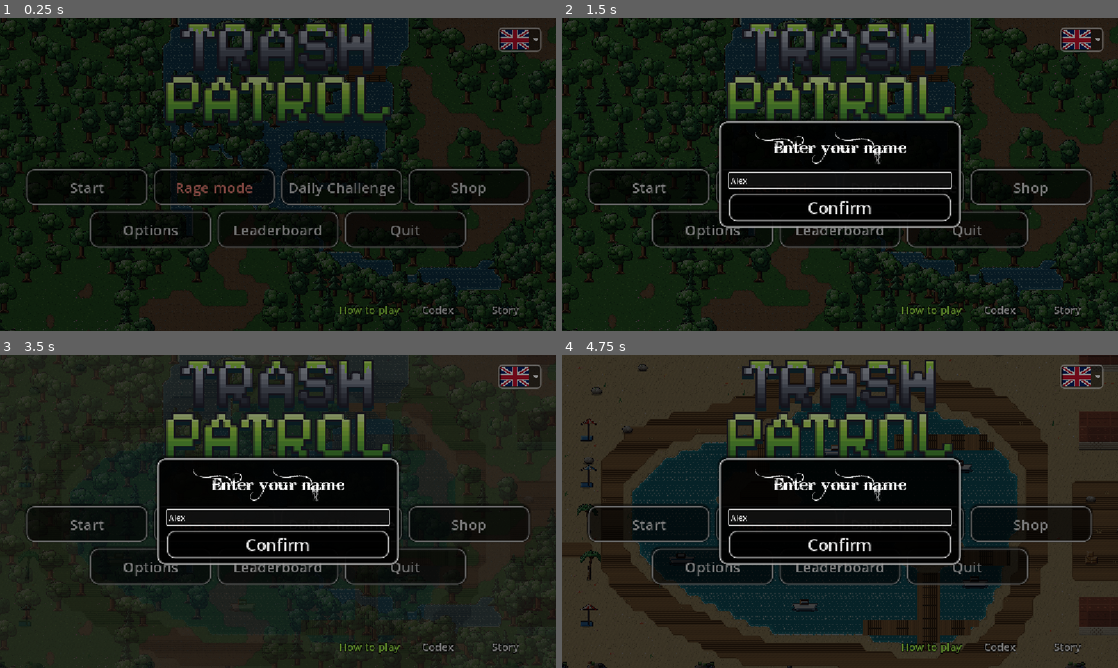
Above: before the commit, frames 1-4 (two rows, left to right).
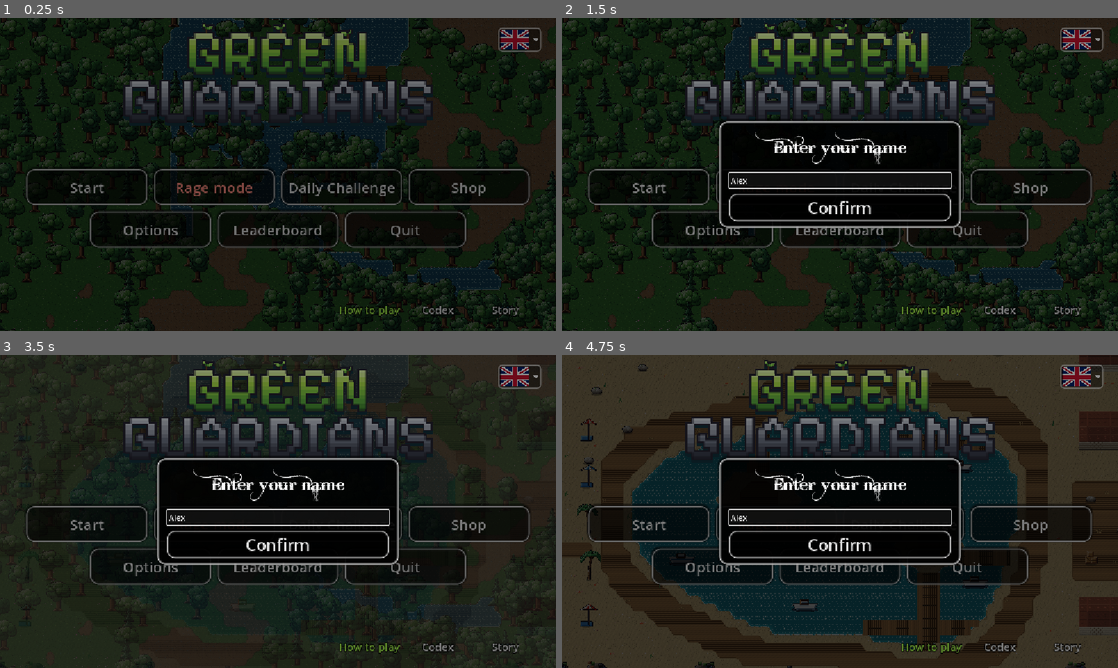
Above: after the commit, the same moments.

Repository: lporta1998-hub/EcoRescuer
Game: Godot game, scene res://main_menu.tscn
The game is run twice, just before and just after one commit, with the same random seed, the same clock (stepped at 60 frames per second) and the same inputs. Sound files missing from this copy of the repository are replaced by a short silence.
Inputs (mouse positions are in pixels of both pictures, inside the frame that each line leads up to):
- Up to frame 1 (0.25 s): no input
- Up to frame 2 (1.5 s): click "Daily Challenge" at 0.5 s; click (840, 180) at 1.27 s; type "Alex" at 1.35 s
- Up to frame 3 (3.5 s): click "Shop" at 2 s; click "Start" at 2.75 s
- Up to frame 4 (4.75 s): click "Start" at 3.5 s; click "Story" at 4.25 s

The runs differ from the first frame. In frame 1, 7.6% of the frame differs, in the area x 22-78%, y 1-35%; in frame 2, 7.9%; in frame 3, 7.4%; in frame 4, 8.6%, in the area x 22-78%, y 1-34%.

Commit message:
Rename to Green Guardians, refresh art and pickups, add Android export
- Project name, launch logo and story text renamed to Green Guardians
- Redrawn Eco9, Mira and Silvano sprites and the art tooling behind them
- Pickup highlight shader, breakable crate sprite and collectible tweaks
- Localization updates (en/el/es/pt)
- Android export preset (arm64 APK, com.lucaporta.ecorescuer)
- iOS build number 4 for TestFlight

Co-Authored-By: Claude Opus 5.5 <noreply@anthropic.com>

Diff:
--- a/Collectibles/Code/barrel.gd
+++ b/Collectibles/Code/barrel.gd
@@ -21,6 +21,11 @@
 var _victim: Node2D = null
 var _tick := 0.0
 var _t := 0.0
+
+
+## A leaking barrel is big and obvious already: no pickup highlight.
+func highlight_enabled() -> bool:
+	return false
 
 
 func _ready() -> void:
--- a/Collectibles/Code/collectible.gd
+++ b/Collectibles/Code/collectible.gd
@@ -1,5 +1,5 @@
 ## collectible.gd
-## Base class for all collectible objects in Trash Patrol.
+## Base class for all collectible objects in Green Guardians.
 ## Subclasses override `on_collect()` to define pickup behaviour.
 class_name Collectible extends Area2D
 
@@ -23,6 +23,55 @@
 func _ready() -> void:
     _start_y = position.y
     body_entered.connect(_on_body_entered)
+    if highlight_enabled():
+        _add_highlight()
+
+## Items that are big and obvious already (barrels) return false.
+func highlight_enabled() -> bool:
+    return true
+
+const HIGHLIGHT_SHADER := preload("res://Misc/FX/pickup_highlight.gdshader")
+
+## Makes the item easy to spot on any ground: outline, pulsing glow and a
+## glint on the sprite (pickup_highlight.gdshader), and a soft light on the
+## ground under it. The colour is the item's sparkle tint.
+func _add_highlight() -> void:
+    var spr := get_node_or_null("Sprite2D") as Sprite2D
+    if spr == null or spr.texture == null:
+        return
+    var tint: Color = SPARKLE_TINTS.get(item_type, Color(1.0, 0.85, 0.3))
+    var phase := float(absi(hash(Vector2i(global_position))) % 1000) / 100.0
+    var mat := ShaderMaterial.new()
+    mat.shader = HIGHLIGHT_SHADER
+    mat.set_shader_parameter("glow_color", tint)
+    mat.set_shader_parameter("phase", phase)
+    mat.set_shader_parameter("px_scale", maxf(1.0, roundf(1.0 / absf(spr.scale.x))))
+    spr.material = mat
+    # soft light on the ground
+    var grad := Gradient.new()
+    grad.set_color(0, Color(tint, 0.55))
+    grad.set_color(1, Color(tint, 0.0))
+    var tex := GradientTexture2D.new()
+    tex.gradient = grad
+    tex.fill = GradientTexture2D.FILL_RADIAL
+    tex.fill_from = Vector2(0.5, 0.5)
+    tex.fill_to = Vector2(1.0, 0.5)
+    tex.width = 48
+    tex.height = 48
+    var glow := Sprite2D.new()
+    glow.name = "GroundGlow"
+    glow.texture = tex
+    var add := CanvasItemMaterial.new()
+    add.blend_mode = CanvasItemMaterial.BLEND_MODE_ADD
+    glow.material = add
+    var h := spr.texture.get_height() * absf(spr.scale.y)
+    glow.position = spr.position + Vector2(0, h * 0.45)
+    glow.scale = Vector2(0.7, 0.32)
+    add_child(glow)
+    move_child(glow, 0)
+    var tw := glow.create_tween().set_loops()
+    tw.tween_property(glow, "scale", Vector2(0.9, 0.42), 0.9).set_trans(Tween.TRANS_SINE)
+    tw.tween_property(glow, "scale", Vector2(0.7, 0.32), 0.9).set_trans(Tween.TRANS_SINE)
 
 ## "Magnete" buff: pull speed (the radius grows with the buff level).
 const MAGNET_SPEED := 260.0
--- a/Collectibles/Code/feather.gd
+++ b/Collectibles/Code/feather.gd
@@ -14,10 +14,6 @@
     super()
 
 
-# Called every frame. 'delta' is the elapsed time since the previous frame.
-func _process(delta: float) -> void:
-    pass
-
 func on_collect(_player: Node2D) -> void:
     SFXManager.play_sfx(preload("res://Audio/SFX/Eco/pickup.wav"), -8)
     if _player.has_method("speedBoost"):
--- /dev/null
+++ b/Misc/FX/pickup_highlight.gdshader
@@ -0,0 +1,77 @@
+shader_type canvas_item;
+// Makes pickups and secret crates easy to spot on any ground: a dark 1 px
+// outline (reads on snow and sand), a pulsing coloured glow around it (reads
+// on grass and dark floors) and a glint that sweeps across now and then.
+// The quad is grown by `pad` texture pixels so the outline is not clipped at
+// the edge of tight sprites.
+
+uniform vec4 outline_color : source_color = vec4(0.05, 0.04, 0.08, 0.9);
+uniform vec4 glow_color : source_color = vec4(1.0, 0.85, 0.3, 1.0);
+uniform float glow_strength = 0.85;
+uniform float pulse_speed = 3.2;
+uniform float glint_period = 3.0;
+uniform float glint_strength = 0.55;
+uniform float phase = 0.0;
+uniform float px_scale = 1.0;   // texture pixels per outline pixel (2 for sprites drawn at half size)
+
+const float pad = 4.0;
+
+// the node's modulate (COLOR in fragment() already has the texture in it)
+varying vec4 tint;
+
+void vertex() {
+	tint = COLOR;
+	vec2 tex_size = 1.0 / TEXTURE_PIXEL_SIZE;
+	VERTEX += (UV * 2.0 - 1.0) * pad;
+	UV = (UV - 0.5) * (tex_size + 2.0 * pad) / tex_size + 0.5;
+}
+
+float alpha_at(sampler2D tex, vec2 uv) {
+	if (uv.x < 0.0 || uv.y < 0.0 || uv.x > 1.0 || uv.y > 1.0) {
+		return 0.0;
+	}
+	return texture(tex, uv).a;
+}
+
+float ring(sampler2D tex, vec2 uv, vec2 step) {
+	float a = 0.0;
+	a = max(a, alpha_at(tex, uv + vec2(step.x, 0.0)));
+	a = max(a, alpha_at(tex, uv - vec2(step.x, 0.0)));
+	a = max(a, alpha_at(tex, uv + vec2(0.0, step.y)));
+	a = max(a, alpha_at(tex, uv - vec2(0.0, step.y)));
+	a = max(a, alpha_at(tex, uv + step * 0.7));
+	a = max(a, alpha_at(tex, uv - step * 0.7));
+	a = max(a, alpha_at(tex, uv + vec2(step.x, -step.y) * 0.7));
+	a = max(a, alpha_at(tex, uv + vec2(-step.x, step.y) * 0.7));
+	return a;
+}
+
+void fragment() {
+	vec4 c = vec4(0.0);
+	if (UV.x >= 0.0 && UV.y >= 0.0 && UV.x <= 1.0 && UV.y <= 1.0) {
+		c = texture(TEXTURE, UV);
+	}
+	vec2 px = TEXTURE_PIXEL_SIZE * px_scale;
+	float inner = ring(TEXTURE, UV, px);
+	float outer = max(ring(TEXTURE, UV, px * 2.0), ring(TEXTURE, UV, px * 3.0) * 0.5);
+	float pulse = 0.55 + 0.45 * sin(TIME * pulse_speed + phase);
+
+	// glint: a diagonal band that crosses the sprite once per period
+	float t = fract((TIME + phase) / glint_period);
+	float band = (UV.x + UV.y) * 0.5;
+	float glint = smoothstep(0.09, 0.0, abs(band - (t * 3.0 - 1.0)));
+	c.rgb = mix(c.rgb, vec3(1.0), glint * glint_strength * c.a);
+
+	// sprite over outline over glow ("over" compositing, straight alpha)
+	vec3 rgb = c.rgb;
+	float a = c.a;
+	float oa = inner * outline_color.a;
+	float na = a + oa * (1.0 - a);
+	rgb = (rgb * a + outline_color.rgb * oa * (1.0 - a)) / max(na, 0.0001);
+	a = na;
+	float ga = outer * (1.0 - inner) * glow_strength * pulse * glow_color.a;
+	na = a + ga * (1.0 - a);
+	rgb = (rgb * a + glow_color.rgb * ga * (1.0 - a)) / max(na, 0.0001);
+	a = na;
+	COLOR = vec4(rgb, a) * tint;
+}
--- a/Misc/Secrets/breakable_crate.gd
+++ b/Misc/Secrets/breakable_crate.gd
@@ -7,7 +7,10 @@
 signal broken(crate: BreakableCrate)
 
 const SIZE := 16.0
-const SPRITE := preload("res://Misc/Builder/Props/factory/crates_0.png")
+## Its own cracked crate (Tools/art/breakable_crate.py), so it does not look
+## like the decorative crates of the factory, harbor, lake and data center.
+const SPRITE := preload("res://Misc/Secrets/breakable_crate.png")
+const HIGHLIGHT_SHADER := preload("res://Misc/FX/pickup_highlight.gdshader")
 
 var health := 2.0
 
@@ -25,12 +28,21 @@
 	var s := Sprite2D.new()
 	s.name = "Sprite2D"
 	s.texture = SPRITE
-	s.scale = Vector2(0.62, 0.62)
-	s.offset = Vector2(0, -6)
+	s.offset = Vector2(0, -3)
 	# a little variety so a row of them looks like a pile
 	var h := absi(hash(Vector2i(global_position)))
 	s.flip_h = h % 2 == 0
-	s.modulate = Color(1, 1, 1).darkened(float(h % 4) * 0.05)
+	s.modulate = Color(1, 1, 1).darkened(float(h % 4) * 0.04)
+	# a slow warm shimmer: noticeable, but quieter than the pickups
+	var mat := ShaderMaterial.new()
+	mat.shader = HIGHLIGHT_SHADER
+	mat.set_shader_parameter("glow_color", Color(1.0, 0.82, 0.45))
+	mat.set_shader_parameter("glow_strength", 0.6)
+	mat.set_shader_parameter("pulse_speed", 2.0)
+	mat.set_shader_parameter("glint_period", 4.5)
+	mat.set_shader_parameter("glint_strength", 0.4)
+	mat.set_shader_parameter("phase", float(h % 1000) / 100.0)
+	s.material = mat
 	add_child(s)
 
 
--- a/Misc/Story/cutscene.gd
+++ b/Misc/Story/cutscene.gd
@@ -12,7 +12,7 @@
 	{"image": "02_polluters", "title": "Gli Inquinatori", "text": "Poi arrivarono gli Inquinatori. Di notte scaricano rifiuti tossici ovunque, e i politici che hanno pagato fanno finta di non vedere."},
 	{"image": "03_nexus", "title": "NEXUS", "text": "Dietro di loro c'è NEXUS, un'intelligenza artificiale creata per fare profitto. Ha calcolato che inquinare costa meno di qualsiasi altra cosa."},
 	{"image": "04_baron", "title": "Il Barone dei Rifiuti", "text": "Il Barone dei Rifiuti guida la banda e protegge il nucleo di NEXUS nella sua fortezza, in cima alla discarica."},
-	{"image": "05_team", "title": "La Trash Patrol", "text": "Ma qualcuno ha deciso di reagire: ragazzi coraggiosi, una scienziata, un antico dio della natura e perfino un robot ribelle. Sono la Trash Patrol, e tu sei uno di loro."},
+	{"image": "05_team", "title": "I Green Guardians", "text": "Ma qualcuno ha deciso di reagire: ragazzi coraggiosi, una scienziata, un antico dio della natura e perfino un robot ribelle. Sono i Green Guardians, e tu sei uno di loro."},
 	{"image": "06_mission", "title": "La missione", "text": "In ogni zona raccogli i sacchi di rifiuti, sconfiggi gli Inquinatori e porta tutto al punto di raccolta. Cerca anche i dossier segreti: sveleranno i piani di NEXUS."},
 ]
 
@@ -20,7 +20,7 @@
 const ENDING := [
 	{"image": "07_fall", "title": "La caduta", "text": "Il MECCA-RIFIUTI crolla tra le scintille. Il Barone fugge nella notte e il nucleo di NEXUS si spegne per sempre."},
 	{"image": "08_healed", "title": "L'isola respira", "text": "Senza più scarichi l'isola torna a respirare: gli alberi ricrescono, il lago torna limpido e i cristalli brillano di nuovo."},
-	{"image": "05_team", "title": "Grazie, Trash Patrol!", "text": "{dossiers}"},
+	{"image": "05_team", "title": "Grazie, Green Guardians!", "text": "{dossiers}"},
 ]
 
 static var _panels: Array = []
@@ -47,7 +47,7 @@
 ## After the epilogue chapter (the Barone caught).
 const EPILOGUE := [
 	{"image": "04_baron", "title": "Fine della fuga", "text": "Il Barone dei Rifiuti non sale sulla sua nave: la polizia dell'isola lo aspetta sul molo. Il MECCA-RIFIUTI finisce in un impianto di riciclo."},
-	{"image": "05_team", "title": "La squadra", "text": "Il porto è pulito e la banda degli Inquinatori non ha più un capo. La Trash Patrol resta di guardia: se qualcuno sporca l'isola, lo saprà."},
+	{"image": "05_team", "title": "La squadra", "text": "Il porto è pulito e la banda degli Inquinatori non ha più un capo. I Green Guardians restano di guardia: se qualcuno sporca l'isola, lo saprà."},
 ]
 
 
--- a/Misc/Story/story.gd
+++ b/Misc/Story/story.gd
@@ -5,7 +5,7 @@
 ## The story: the island was green until the Inquinatori gang started dumping
 ## waste everywhere, covered by corrupt politicians. Behind them is NEXUS, an
 ## AI built to maximise profit that decided pollution is the cheapest way.
-## The Trash Patrol team cleans each area and follows the trail to the fortress
+## The Green Guardians team cleans each area and follows the trail to the fortress
 ## of the Barone dei Rifiuti, who guards NEXUS's core.
 ##
 ## Every level has two side quests:
--- a/Tools/render_logo.gd
+++ b/Tools/render_logo.gd
@@ -1,5 +1,5 @@
 extends SceneTree
-## Renders the Trash Patrol pixel-art logo (main menu title + loading screen):
+## Renders the Green Guardians pixel-art logo (main menu title + loading screen):
 ##
 ##   /path/to/Godot --path . -s Tools/render_logo.gd
 ##   /path/to/Godot --path . -s Tools/render_logo.gd -- colors=lime out=/tmp/x.png
@@ -7,25 +7,31 @@
 ## (not --headless: it needs a renderer). 16-bit style lettering: the words are
 ## drawn about `cap` pixels tall, their soft edges reduced to one in-between
 ## shade (hand-antialiased pixel art), then shaded with the app icon's palette
-## (TRASH in trash-bag metal with toxic slime dripping on top, like the icon's
-## barrel; PATROL in recycle lime), given a 1 px outline and a 2 px drop, and
+## (GREEN in recycle lime with little leaves sprouting from the letters;
+## GUARDIANS in the trash-bag metal of the icon, like armour; colors=slime gives
+## the first word the old metal with toxic slime dripping on top), given a 1 px
+## outline and a 2 px drop, and
 ## every pixel is scaled up `scale` times with no filtering. Pixelify Sans is
 ## in Tools/fonts (SIL Open Font License).
-## The menu shows the logo at 1:1 on an iPhone: after changing it, set the
-## Title rect in main_menu.tscn to image size / 1.82.
+## The menu's Title rect in main_menu.tscn keeps the logo 214 px tall (so it
+## stays clear of the buttons): after changing it, set the rect's width to
+## 214 * image width / image height.
 
 const FONTS := {
 	"pixelify": ["res://Tools/fonts/PixelifySans-Variable.ttf", 700],
 	"comfortaa": ["res://silent_wolf/assets/fonts/Comfortaa-Bold.ttf", 0],
 }
-const DEFAULTS := {"font": "pixelify", "cap": "28", "scale": "6", "colors": "metal",
-		"out": "res://Misc/AppIcon/launch_logo.png"}
+const DEFAULTS := {"font": "pixelify", "cap": "28", "scale": "6", "colors": "leaf",
+		"words": "GREEN,GUARDIANS", "out": "res://Misc/AppIcon/launch_logo.png"}
 const LINE_GAP := 4
 
 # The app icon's palette.
 const LIME := ["e8ffb0", "dffc9b", "c6f06a", "b3e94c", "9edc4a", "86cf45", "6fbe41", "5eb341", "4d9937", "3b7c2d"]
 const METAL := ["d4d8e0", "c3c8d3", "aeb3bf", "9da2af", "868c9b", "707686", "5b6170", "494d5c", "3a3e4c", "2f333e"]
 const SLIME := ["e8ffb0", "c6f06a", "9edc4a"]
+const LEAF := ["b8f070", "6fbe41", "3b7c2d"]   # light, mid, dark
+const STEM := "5a3e24"
+const LEAF_TOP := 7   # rows kept free above the first word for the sprouts
 const OUTLINE := Color("242330")
 const DROP := Color("12323d")
 
@@ -80,7 +86,10 @@
 	var probe_img: Image = await _word(probe, 200, "H")
 	var size := maxi(6, roundi(200.0 * cap / probe_img.get_height()))
 	var font := _font(a.font, size)
-	var words := [["TRASH", METAL if a.colors == "metal" else LIME, a.colors == "metal"], ["PATROL", LIME, false]]
+	var names: PackedStringArray = String(a.words).split(",")
+	var slime: bool = a.colors == "slime"
+	var words := [[names[0], METAL if slime else LIME, slime], [names[1], LIME if slime else METAL, false]]
+	var leaves: bool = a.colors == "leaf"
 	var imgs := []
 	for w in words:
 		imgs.append(await _word(font, size, w[0]))
@@ -90,14 +99,15 @@
 		width = maxi(width, im.get_width())
 		height += im.get_height()
 	height += LINE_GAP * (imgs.size() - 1)
+	var top := LEAF_TOP if leaves else 0
 	var cw := width + 2
-	var ch := height + 4
+	var ch := height + 4 + top
 	# 0 empty, 1 edge (in-between shade), 2 solid
 	var kind := PackedByteArray()
 	kind.resize(cw * ch)
 	var color := []
 	color.resize(cw * ch)
-	var y := 1
+	var y := 1 + top
 	for i in imgs.size():
 		var im: Image = imgs[i]
 		var bands: Array = words[i][1]
@@ -119,6 +129,8 @@
 				else:
 					kind[idx] = 2
 				color[idx] = c
+		if i == 0 and leaves:
+			_sprouts(kind, color, cw, 1 + (width - im.get_width()) / 2, y, im.get_width())
 		y += im.get_height() + LINE_GAP
 	var img := Image.create(cw, ch, false, Image.FORMAT_RGBA8)
 	img.fill(Color(0, 0, 0, 0))
@@ -143,3 +155,36 @@
 	img.save_png(a.out)
 	print("Logo saved: %s %s (font size %d)" % [a.out, img.get_size(), size])
 	quit()
+
+
+## Little leaves sprouting from the top of the first word, at a few letters.
+func _sprouts(kind: PackedByteArray, color: Array, cw: int, x0: int, y0: int, w: int) -> void:
+	for f in [0.1, 0.52, 0.9]:
+		var x := x0 + int(w * f)
+		# the top of the letter in this column (or the nearest column that has one)
+		var top := -1
+		for dx in [0, 1, -1, 2, -2, 3, -3]:
+			for yy in range(y0, y0 + 12):
+				if kind[yy * cw + x + dx] > 0:
+					top = yy
+					x += dx
+					break
+			if top >= 0:
+				break
+		if top < 0:
+			continue
+		var side := 1 if f < 0.5 else -1
+		var s := side
+		var px := [[0, -1, STEM], [0, -2, STEM], [0, -3, STEM],
+				# the big leaf, leaning out
+				[s, -3, LEAF[2]], [s * 2, -3, LEAF[1]], [s * 3, -4, LEAF[1]],
+				[s, -4, LEAF[1]], [s * 2, -4, LEAF[0]], [s * 3, -5, LEAF[0]], [s * 4, -5, LEAF[0]],
+				[s * 2, -5, LEAF[0]],
+				# the small one on the other side
+				[-s, -4, LEAF[2]], [-s, -5, LEAF[1]], [-s * 2, -5, LEAF[1]], [-s * 2, -6, LEAF[0]],
+				[0, -4, LEAF[2]]]
+		for p in px:
+			var idx: int = (top + p[1]) * cw + x + p[0]
+			if idx >= 0 and kind[idx] == 0:
+				kind[idx] = 2
+				color[idx] = Color(p[2])
--- a/main_menu.tscn
+++ b/main_menu.tscn
@@ -77,8 +77,8 @@
 anchors_preset = 5
 anchor_left = 0.5
 anchor_right = 0.5
-offset_left = -236.0
-offset_right = 236.0
+offset_left = -321.0
+offset_right = 321.0
 offset_top = 10.0
 offset_bottom = 224.0
 grow_horizontal = 2
--- a/project.godot
+++ b/project.godot
@@ -14,7 +14,7 @@
 
 [application]
 
-config/name="Trash Patrol"
+config/name="Green Guardians"
 run/main_scene="uid://c3p4nqksuogc5"
 config/features=PackedStringArray("4.5", "Forward Plus")
 config/icon="res://Misc/AppIcon/icon_1024.png"
Binary file changed: Characters/Eco9/Sprites/eco9_RangerIdle.png
Binary file changed: Characters/Eco9/Sprites/eco9_RangerRun.png
Binary file changed: Characters/Eco9/Sprites/eco9_character-spritesheet_2.png
Binary file changed: Characters/Eco9/Sprites/eco9_hurt.png
Binary file changed: Characters/Eco9/Sprites/eco9_shoot.png
Binary file changed: Characters/Mira/Sprites/mira_hurt.png
Binary file changed: Characters/Mira/Sprites/mira_idle.png
Binary file changed: Characters/Mira/Sprites/mira_slash_oversize.png
Binary file changed: Characters/Mira/Sprites/mira_walk.png
Binary file changed: Characters/Silvano/Sprites/silvano_boar-character.png
Not shown, changed: Localization/el.po
Not shown, changed: Localization/en.po
(and 7 more such lines)
